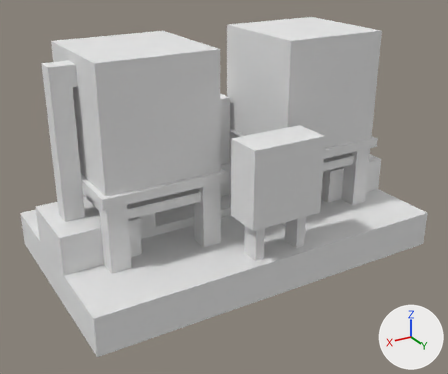
The OBJ model src/main/resources/assets/immersiveengineering/models/block/metalMultiblock/refinery_mirrored.obj as it was, and as the next commit left it.
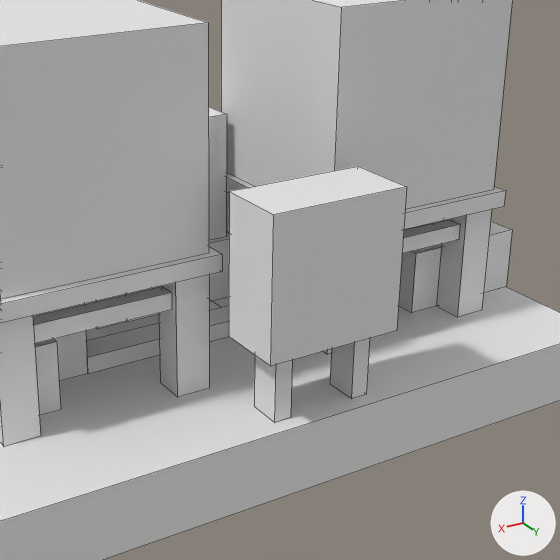
There are two pictures of each version: one whole from a camera (50 mm lens) standing at (4.64, 7.39, 3.35) and looking at (0.61, 0.69, 0.0), one close up on the part from 24% to 91% of the width and 10% to 89% of the height. Arrows for +X, +Y and +Z are at lower right; the lights stay in place. The close-ups show mesh edges as thin lines. Where no turn or scale is listed for an object, it has been applied to the vertices. Vertices at the same position are counted once.

In view in the first close-up: 'refinery'.
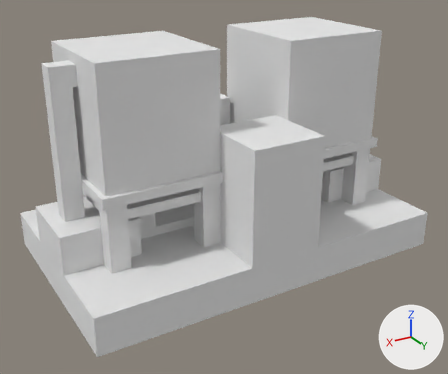
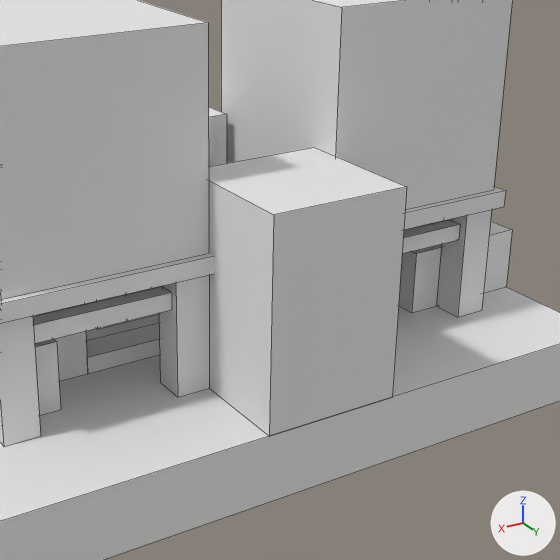
Where the change shows, as pixel boxes (x1, y1, x2, y2) in the close-ups (560 x 560 px; the box of a moved part takes in the faces that stretch with it):
part 1 of me_refinery, deleted
    before: (330, 338, 370, 398)
part 2 of me_refinery, deleted
    before: (254, 355, 292, 422)
part 3 of me_refinery, moved or reshaped
    before: (229, 166, 407, 366)
    after: (209, 148, 407, 436)

What the commit changed:
me_refinery is used by ob_refinery; location (0.0, 0.0, 0.0).
me_refinery had 334 vertices, 190 faces and spanned x -2.0..3.0, y -1.0..2.0, z -1.0..2.0.
me_refinery now has 316 vertices, 181 faces and spans x -2.0..3.0, y -1.0..2.0, z -1.0..2.0.
me_refinery part 1: the loose piece of 8 vertices spanning x 0.12..0.25, y 1.62..1.88, z -0.5..0.0 is deleted.
me_refinery part 2: the loose piece of 8 vertices spanning x 0.75..0.88, y 1.62..1.88, z -0.5..0.0 is deleted.
Part 3, on me_refinery:
6 vertices are removed from x 0.0..1.0, y 1.5..2.0, z 0.0..1.0.
6 faces are deleted.
4 vertices are added at (1.0, 1.0, 1.0), (0.0, 1.0, 1.0), (1.0, 2.0, -0.5), (0.0, 2.0, -0.5).
5 new faces join them.
